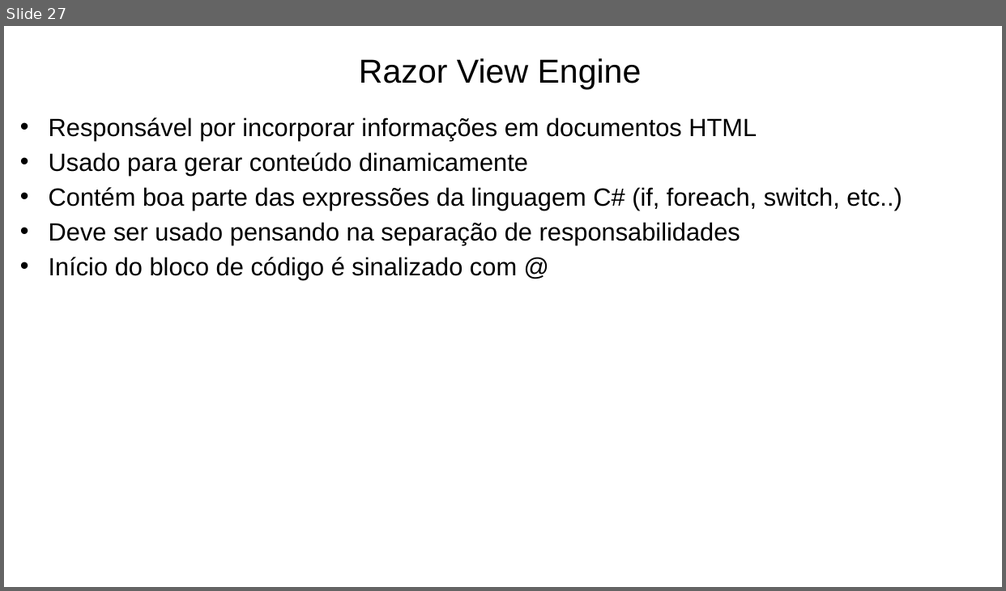
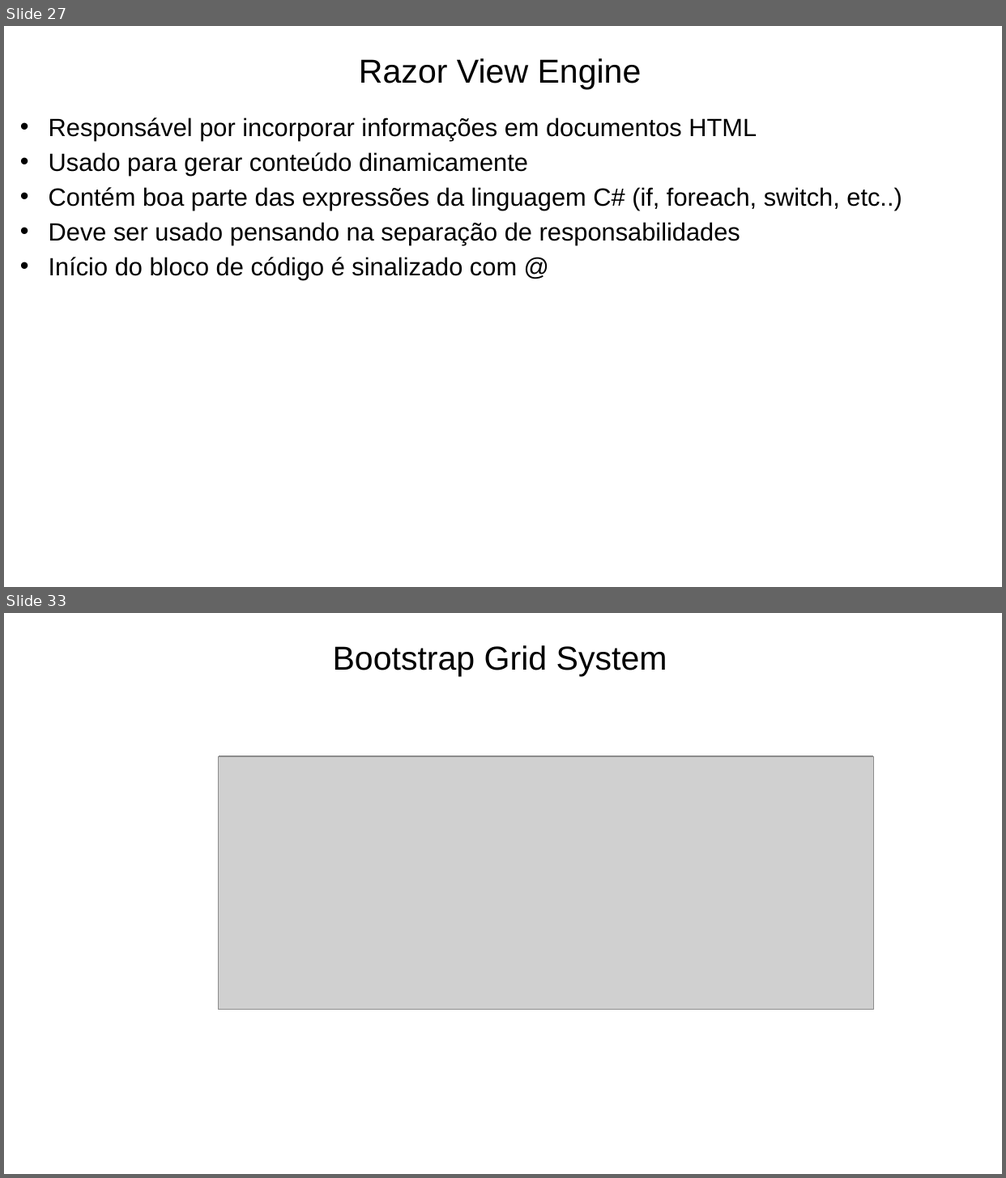
Before and after one commit to prodest/workshop-aspnet-core-mvc, a slide deck: workshop-aspnet-core-mvc.pptx. Shown one above the other, each under a label of ours: slide 27 before the commit, slides 27 and 33 after it; the slides between them are not shown. The pictures are 1006x591 and 1006x1178 pixels, drawn with LibreOffice and Linux fonts; fonts in the diff are those of the drawing; grey boxes stand for pictures; background and template pictures are left out. Boxes give left, top, right and bottom in pixels: in the first picture for what was removed or moved away, otherwise in the second. Text is boxed around its words. In the diff, an @@ line names an element or a change of style, - is before the commit and + after.

Commit message:
Bootstrap adicionado no projeto

```diff
--- a/workshop-aspnet-core-mvc.pptx
+++ b/workshop-aspnet-core-mvc.pptx
@@ slide 33 added at (x1=4, y1=613, x2=1002, y2=1174), background #FFFFFF @@
@@ text added at (x1=333, y1=645, x2=667, y2=676), 32 pt, text #000000 @@
+Bootstrap Grid System
@@ picture added at (x1=218, y1=756, x2=874, y2=1010) @@
@@ picture added at (x1=219, y1=756, x2=779, y2=1009) @@
@@ picture added at (x1=219, y1=756, x2=873, y2=1009) @@
@@ picture added at (x1=221, y1=756, x2=780, y2=1007) @@
@@ picture added at (x1=221, y1=756, x2=778, y2=1007) @@
```
Also in this commit, not shown: 1 slide changed, 5 other slides added, 11 other files.
